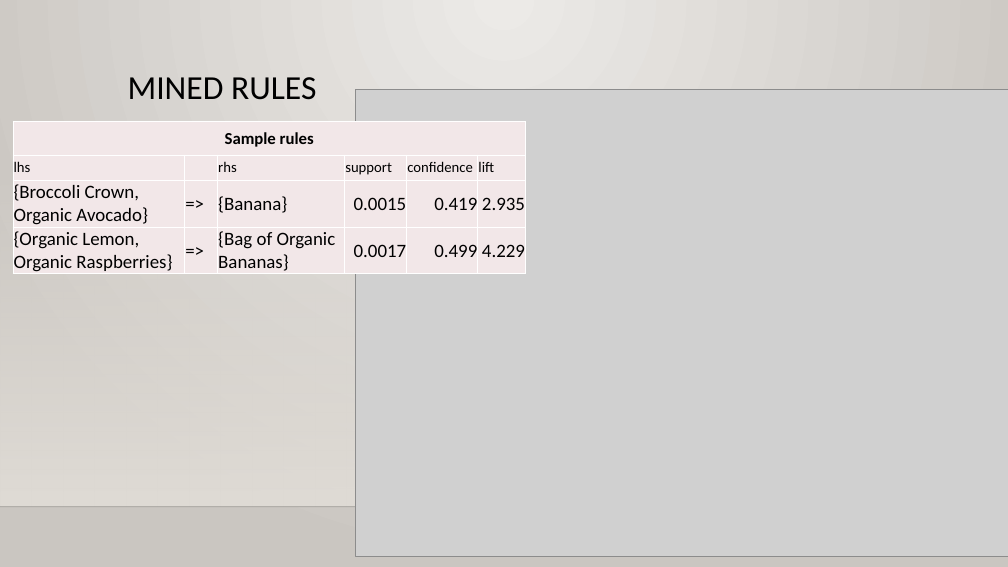
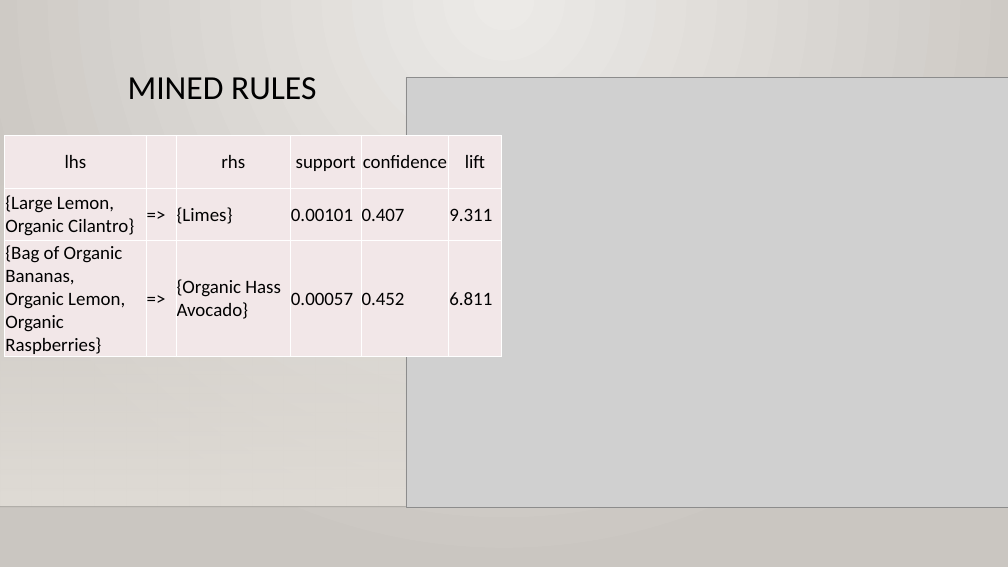
Before and after one commit to ML1000-GroupB/Project, a slide deck: slide 6 of Market Basket Analysis.pptx (slide 5 before the commit). Drawn at 1008x567 pixels with LibreOffice and Linux fonts; fonts in the diff are those of the drawing; grey boxes stand for pictures; background and template pictures are left out. Boxes give left, top, right and bottom in pixels: in the first picture for what was removed or moved away, otherwise in the second. Text is boxed around its words. In the diff, an @@ line names an element or a change of style, - is before the commit and + after.

```diff
--- a/Market Basket Analysis.pptx
+++ b/Market Basket Analysis.pptx
@@ picture: place and size @@
-picture at (355,90,1008,557)
+picture at (406,78,1008,508)
@@ table at (5,135,501,358) @@
-row 1: Sample rules |  |  |  |  | 
-row 3: {Broccoli Crown, Organic Avocado} | => | {Banana} | 0.0015 | 0.419 | 2.935
+row 2: {Large Lemon, Organic Cilantro} | => | {Limes} | 0.00101 | 0.407 | 9.311
-row 4: {Organic Lemon, Organic Raspberries} | => | {Bag of Organic Bananas} | 0.0017 | 0.499 | 4.229
+row 3: {Bag of Organic Bananas, / Organic Lemon, Organic Raspberries} | => | {Organic Hass Avocado} | 0.00057 | 0.452 | 6.811
@@ table: place and size @@
-table at (13,121,526,276)
+table at (5,135,501,358)
```
Also in this commit, not shown: 2 other slides changed, 3 slides added, 1 slide removed.
